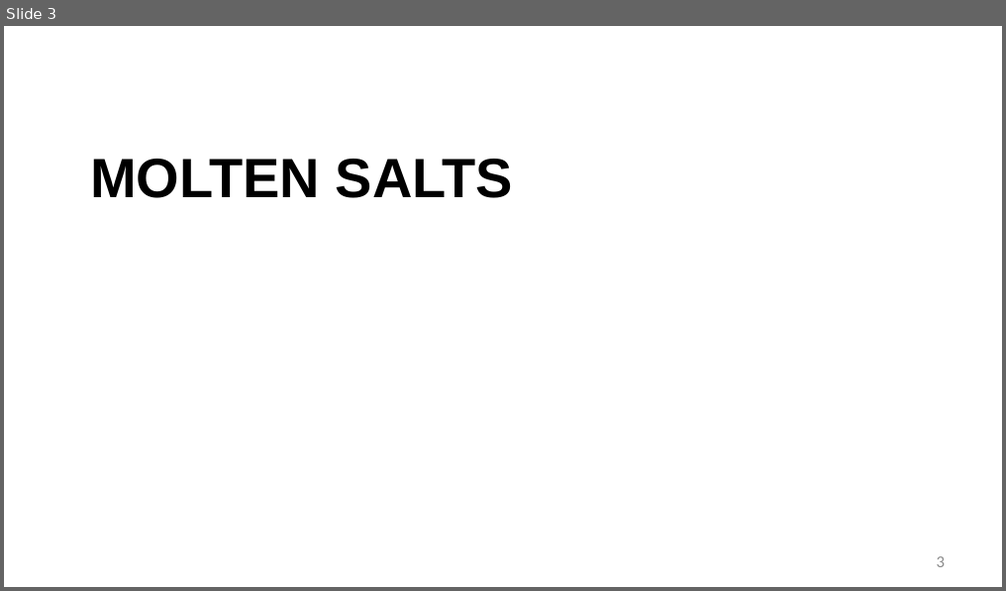
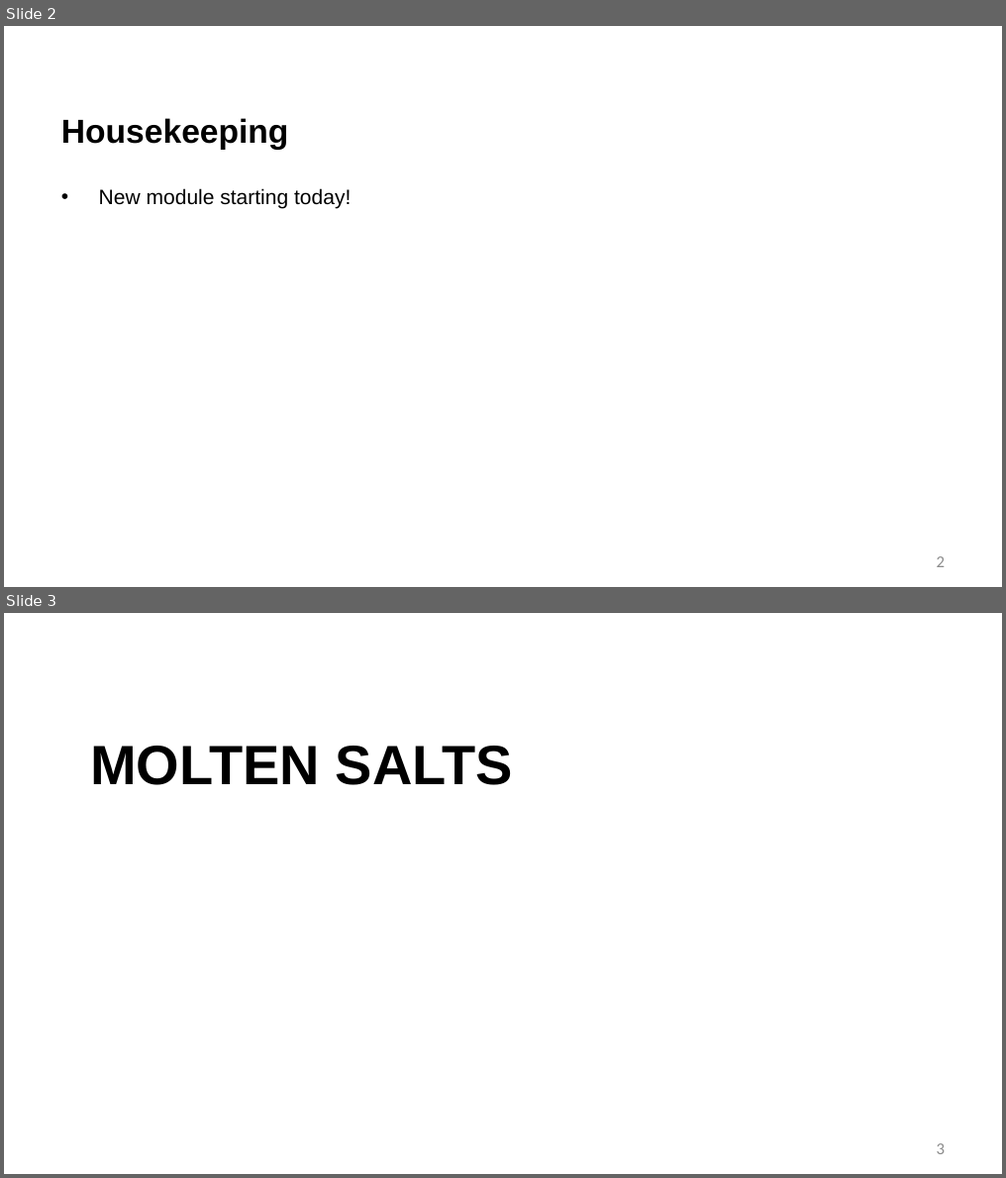
Before and after one commit to benbeeler/TEACHING, a slide deck: Advanced Reactor Materials/Fall2025/Lec13_MoltenSalts.pptx. Shown one above the other, each under a label of ours: slide 3 before the commit, slides 2 and 3 after it. The pictures are 1006x591 and 1006x1178 pixels, drawn with LibreOffice and Linux fonts; fonts in the diff are those of the drawing; background and template pictures are left out. Boxes give left, top, right and bottom in pixels: in the first picture for what was removed or moved away, otherwise in the second. Text is boxed around its words. In the diff, an @@ line names an element or a change of style, - is before the commit and + after.

```diff
--- a/Advanced Reactor Materials/Fall2025/Lec13_MoltenSalts.pptx
+++ b/Advanced Reactor Materials/Fall2025/Lec13_MoltenSalts.pptx
@@ slide 2 added at (4,26,1002,587), background #FFFFFF @@
@@ title added at (61,118,289,150), 32 pt, text #000000, bold @@
+Housekeeping
@@ text added at (99,188,350,209), 20 pt, text #000000 @@
+• New module starting today!
@@ page number added at (937,557,944,568), 16 pt, text #8C8C8C @@
+2
```
Also in this commit, not shown: 27 slides changed, 1 slide removed, 6 other files.
